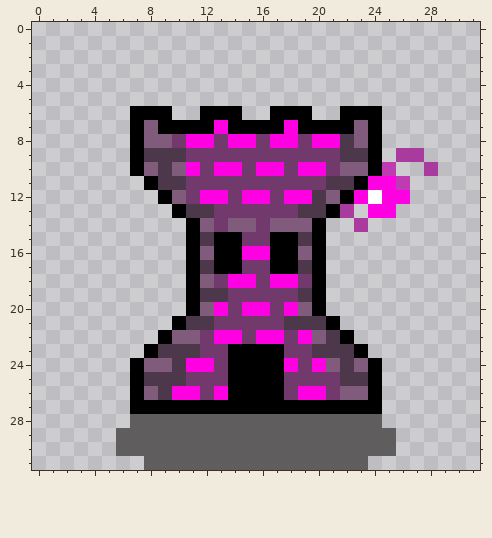
Two states of a pixel-art sprite, assets/Towers/shoot/BasicTower/tower3.png. This is how it looked before the edit.
The file is 32x32 pixels. Colours within 5 levels of each other are drawn and written as one.
And afterwards:
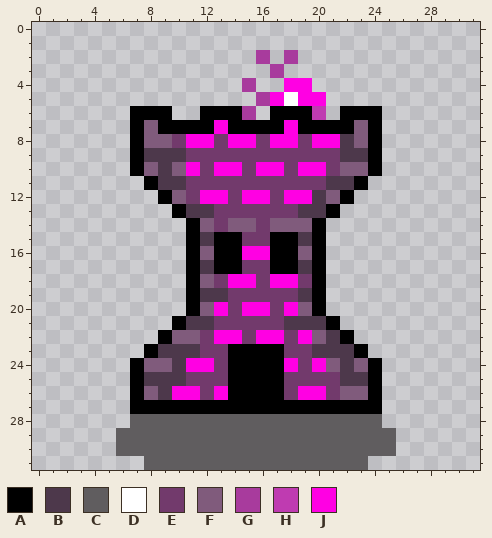
Palette (. is transparent): A #000000  B #4d384b  C #605d5f  D #ffffff  E #723a6c  F #805b7c  G #a83b9d  H #bf3bb1  J #ff00e3
The exact change:
@@ x 13..30 @@
  1 ..................
- 2 ..................
- 3 ..................
- 4 ..................
- 5 ..................
- 6 AA..AAA..AAA......
+ 2 ...G.G............
+ 3 ....G.............
+ 4 ..G..JJ...........
+ 5 ...GJDJJ..........
+ 6 AAG.AAAH.AAA......
  7 JAAAAJAAAAFA......
  8 EJJEJJEJJBFA......
- 9 EEEEEEEEEBBA.GG...
-10 JJEJJEJJEFFAH..G..
-11 EEEEEEEEBBAJJH....
-12 JEJJEJJBFAJDJJ....
-13 EEEEEEBBAG.JJ.....
-14 EFFEFFFA..G.......
+ 9 EEEEEEEEEBBA......
+10 JJEJJEJJEFFA......
+11 EEEEEEEEBBA.......
+12 JEJJEJJBFA........
+13 EEEEEEBBA.........
+14 EFFEFFFA..........
 15 AAEEAABA..........
Boxes around the changes in both pictures, in picture pixels (x1, y1, x2, y2):
added: (242, 50, 326, 120)
erased: (340, 148, 438, 232)
